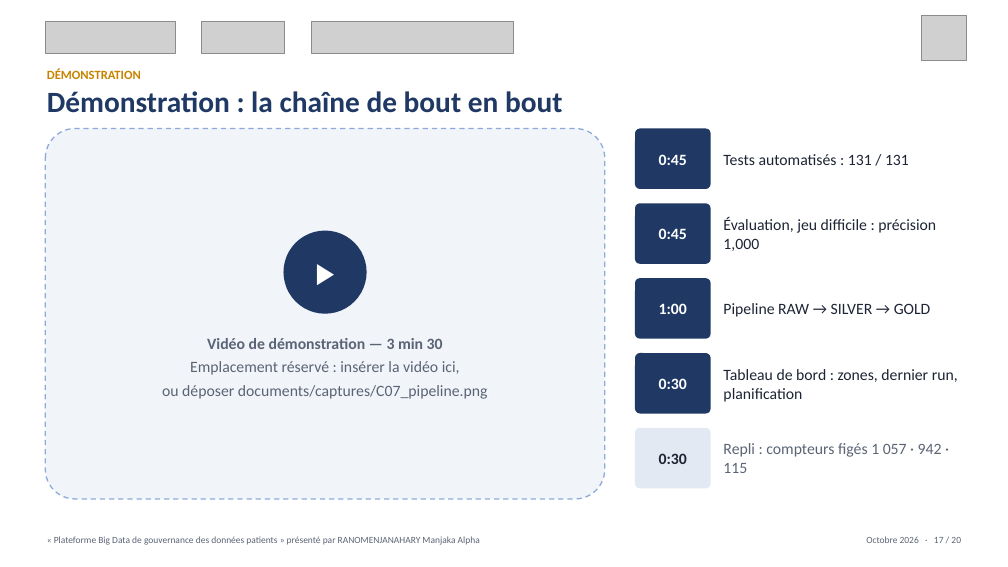
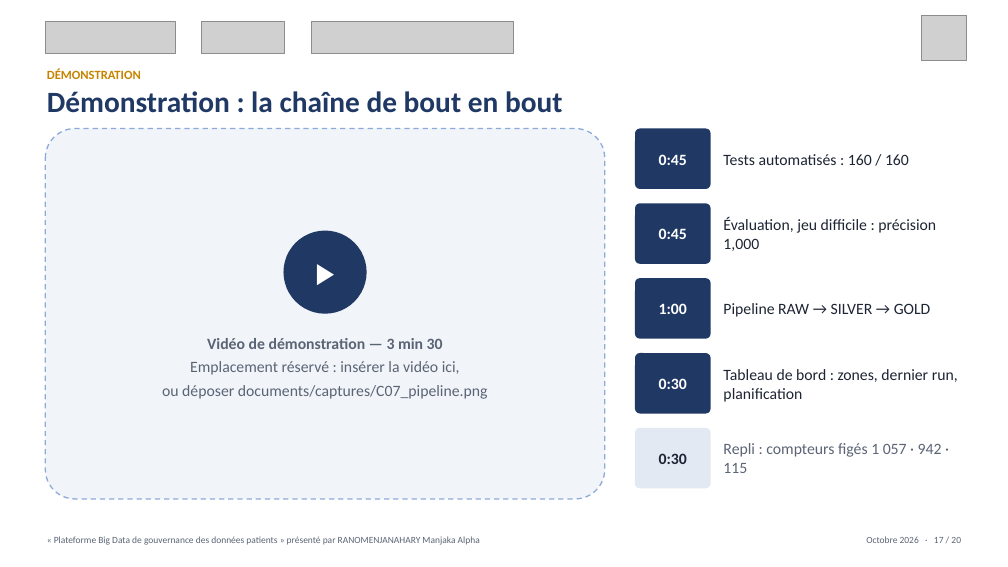
Before and after one commit to Alphamanjaka/test-big-data, a slide deck: slide 17 of documents/slide_soutenance/Soutenance_M2_MBDS_RANOMENJANAHARY.pptx. Drawn at 1008x567 pixels with LibreOffice and Linux fonts; fonts in the diff are those of the drawing; grey boxes stand for pictures. Boxes give left, top, right and bottom in pixels: in the first picture for what was removed or moved away, otherwise in the second. Text is boxed around its words. In the diff, an @@ line names an element or a change of style, - is before the commit and + after.

```diff
--- a/documents/slide_soutenance/Soutenance_M2_MBDS_RANOMENJANAHARY.pptx
+++ b/documents/slide_soutenance/Soutenance_M2_MBDS_RANOMENJANAHARY.pptx
@@ text at (723, 154, 909, 165): text changed @@
-Tests automatisés : 131 / 131
+Tests automatisés : 160 / 160
```
Also in this commit, not shown: 4 other slides changed, 16 other files.
